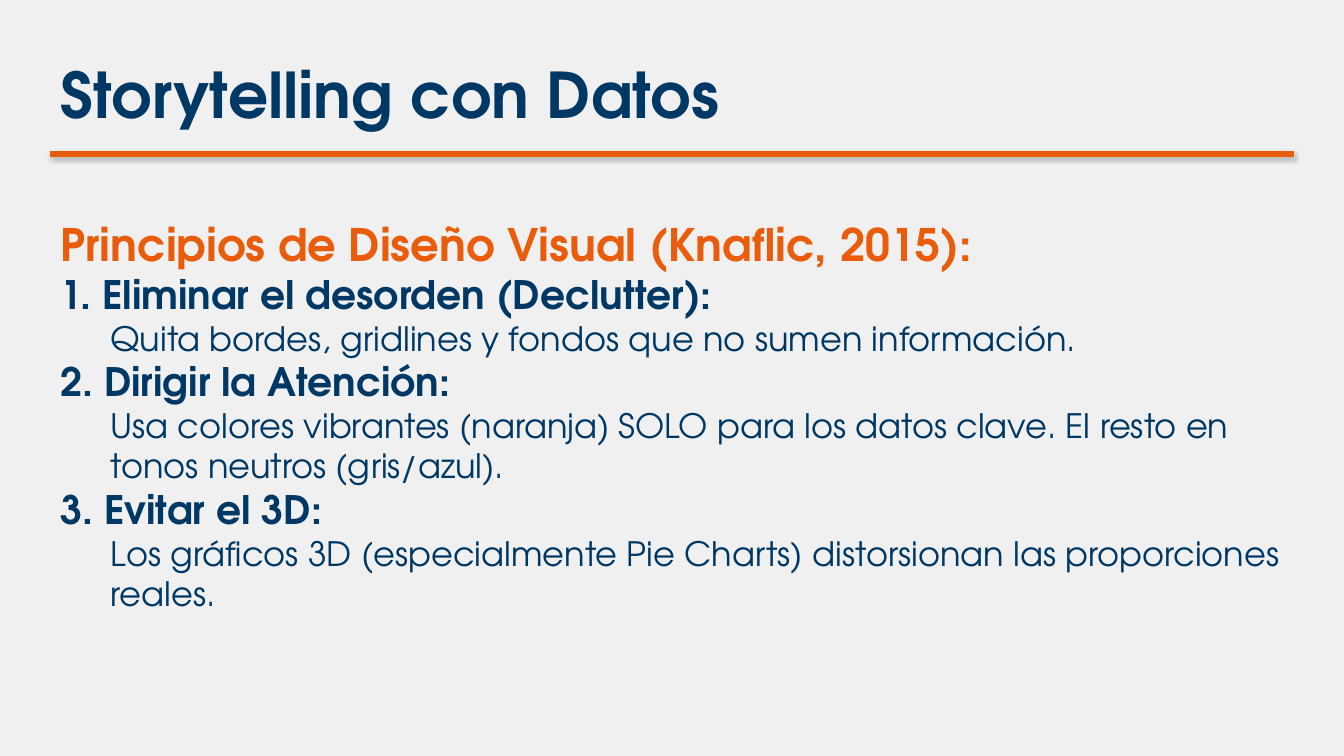
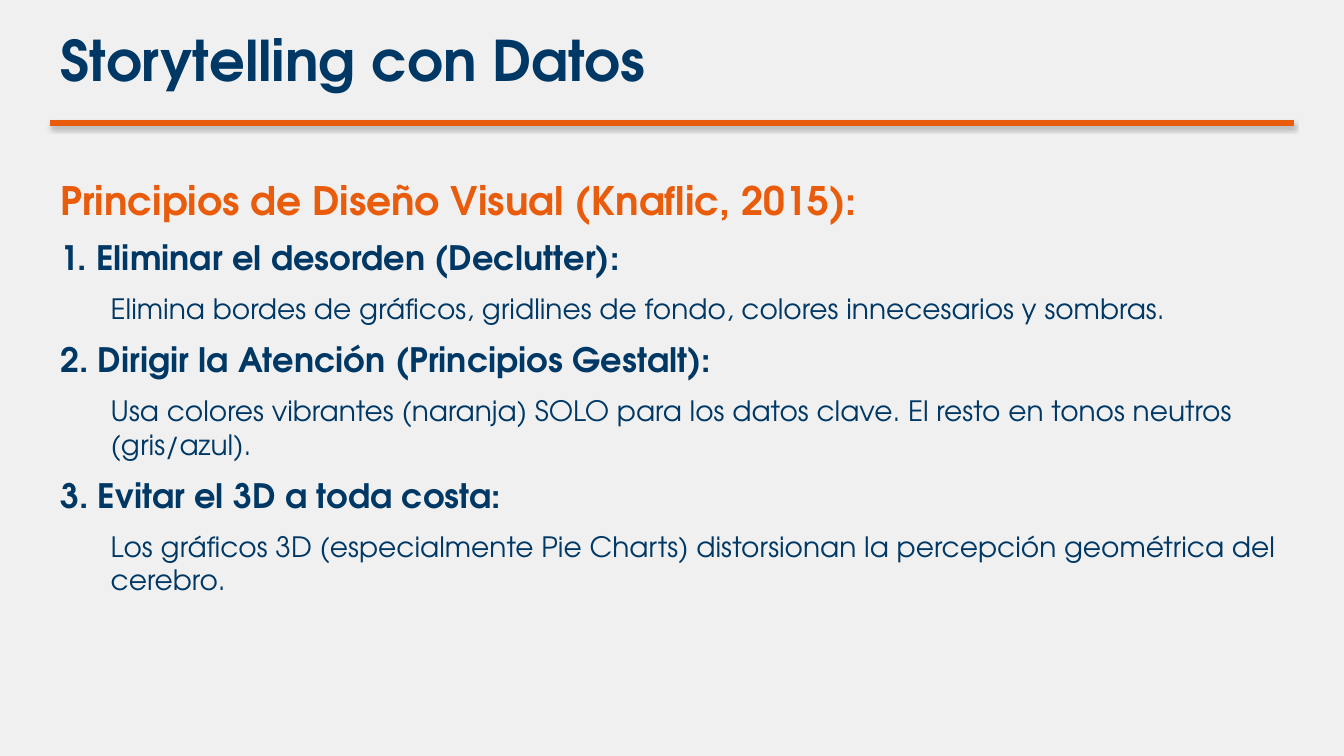
Before and after one commit to dudbilopr/Inteligencia-de-negocios, a slide deck: slide 7 of Semanas/Semana_1/diapositivas_semana_1.pptx (slide 6 before the commit). Drawn at 1344x756 pixels with LibreOffice and Linux fonts; fonts in the diff are those of the drawing. Boxes give left, top, right and bottom in pixels: in the first picture for what was removed or moved away, otherwise in the second. Text is boxed around its words. In the diff, an @@ line names an element or a change of style, - is before the commit and + after.

```diff
--- a/Semanas/Semana_1/diapositivas_semana_1.pptx
+++ b/Semanas/Semana_1/diapositivas_semana_1.pptx
@@ text "Storytelling con Datos" moved from (x1=60, y1=69, x2=719, y2=132) to (x1=60, y1=38, x2=645, y2=94) @@
@@ text "Storytelling con Datos" at (x1=60, y1=38, x2=645, y2=94): size 45 to 40 pt @@
@@ rectangle moved from (x1=50, y1=151, x2=1294, y2=156) to (x1=50, y1=121, x2=1294, y2=126) @@
@@ text "Principios de Diseño Visual (Knaflic, ..." moved from (x1=60, y1=226, x2=1279, y2=607) to (x1=60, y1=184, x2=1275, y2=591) @@
@@ text at (x1=60, y1=184, x2=1232, y2=461): size 32 to 28 pt in "Principios de Diseño Visual (Knaflic, 2015):"; size 28 to 24 pt in "1. Eliminar el desorden (Declutter):"; size 24 to 20 pt in "Usa colores vibrantes (naranja) SOLO para los ..."; more space between paragraphs @@
@@ text at (x1=60, y1=297, x2=1165, y2=381): text changed; size 24 to 20 pt @@
-  Quita bordes, gridlines y fondos que no sumen información.
-2. Dirigir la Atención:
+  Elimina bordes de gráficos, gridlines de fondo, colores innecesarios y sombras.
+2. Dirigir la Atención (Principios Gestalt):
@@ text at (x1=60, y1=482, x2=1275, y2=591): text changed; size 24 to 20 pt @@
-3. Evitar el 3D:
-  Los gráficos 3D (especialmente Pie Charts) distorsionan las proporciones reales.
+3. Evitar el 3D a toda costa:
+  Los gráficos 3D (especialmente Pie Charts) distorsionan la percepción geométrica del cerebro.
```
Also in this commit, not shown: 5 other slides changed, 4 slides added, 1 slide removed, 4 other files.
